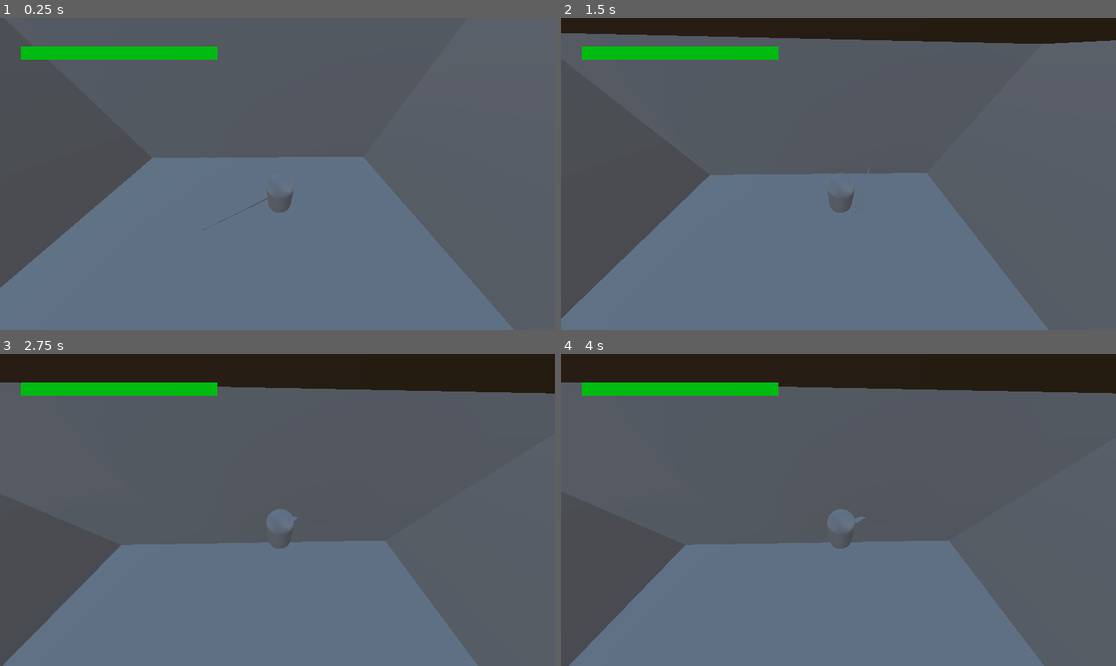
Above: before the commit, frames 1-4 (two rows, left to right).
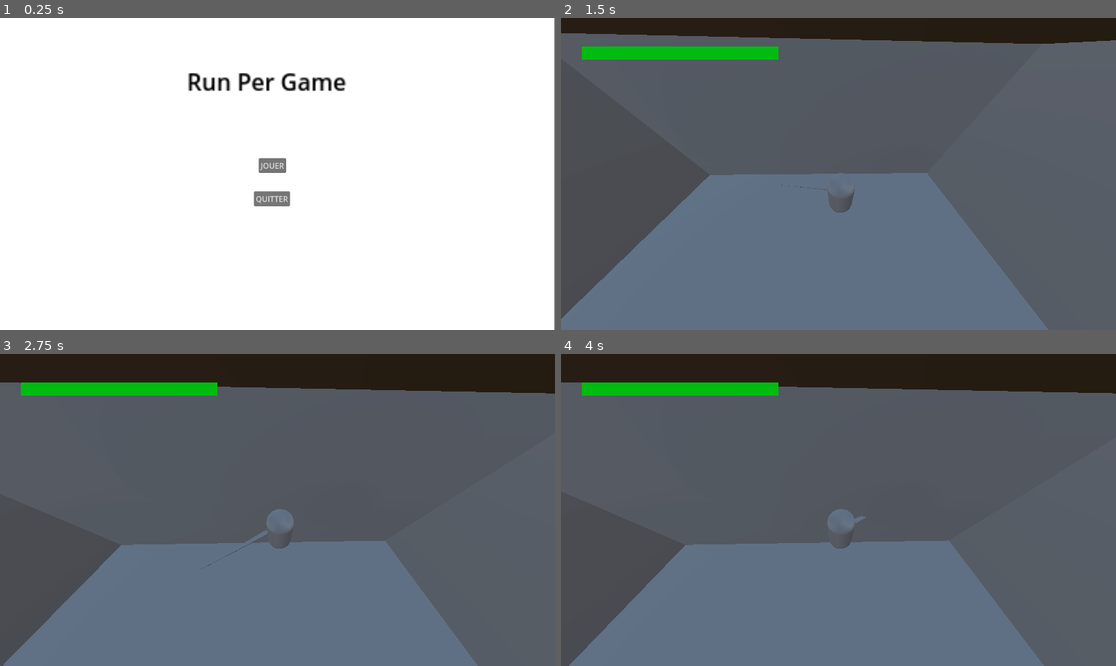
Above: after the commit, the same moments.

Repository: Elimen210/GODOT-RPG
Game: Godot game, scene res://MAINMENU.tscn
The game is run twice, just before and just after one commit, with the same random seed, the same clock (stepped at 60 frames per second) and the same inputs. Before the commit the project starts from res://node_3d.tscn.
Inputs (mouse positions are in pixels of both pictures, inside the frame that each line leads up to):
- Up to frame 1 (0.25 s): no input
- Up to frame 2 (1.5 s): click (832, 164) at 0.5 s, where only the run after the commit has a clickable "JOUER"; tap Enter (ui_accept) at 1.25 s; move the mouse to (866, 174) at 1.27 s; hold Up (ui_up) from 1.28 s (still down); click (866, 174) at 1.35 s
- Up to frame 3 (2.75 s): keep holding Up (ui_up); tap Enter (ui_accept) at 1.52, 2.27 s; move the mouse to (249, 510) at 2.02 s; click (249, 510) at 2.1 s
- Up to frame 4 (4 s): keep holding Up (ui_up); move the mouse to (849, 503) at 2.77 s; tap Keypad 0 (insert) at 2.85 s; click (849, 503) at 3.05 s; tap Enter (ui_accept) at 3.5, 3.77 s; move the mouse to (832, 516) at 3.52 s; tap Shift (sprint) at 3.6 s; click (832, 516) at 3.8 s

The runs differ from the first frame. In frame 1, 100% of the frame differs, in the area x 0-100%, y 0-100%; in frame 2, less than 0.1%; in frame 3, less than 0.1%; in frame 4, less than 0.1%.

Commit message:
Main menu adding commit

Diff:
--- a/CharacterBody3D.gd
+++ b/CharacterBody3D.gd
@@ -11,6 +11,9 @@
 @onready var neck := $Neck
 @onready var anim_player = $AnimationPlayer
 @onready var hitbox = $WeaponSlot/MeshInstance3D2/hitbox
+signal hit
+var player_health = 100.0
+var attack := 10
 
 func _ready():
 	Input.mouse_mode = Input.MOUSE_MODE_CAPTURED
@@ -51,6 +54,7 @@
 		anim_player.play("attack")
 		hitbox.monitoring = true
 
+
 	move_and_slide()
 
 
@@ -61,5 +65,5 @@
 
 
 func _on_hitbox_area_entered(area):
-	if area.is_in_group("ennemy"):
+	if area.is_in_group("enemy"):
 		print("Ennemy hit F*ck !!!!")
--- /dev/null
+++ b/MAINMENU.gd
@@ -0,0 +1,18 @@
+extends CanvasLayer
+
+
+# Called when the node enters the scene tree for the first time.
+func _ready():
+	pass # Replace with function body.
+
+
+# Called every frame. 'delta' is the elapsed time since the previous frame.
+func _process(delta):
+	pass
+
+
+func _on_button_2_pressed():
+	get_tree().quit()
+
+func _on_button_pressed():
+	get_tree().change_scene_to_file("res://node_3d.tscn")
--- /dev/null
+++ b/MAINMENU.tscn
@@ -0,0 +1,45 @@
+[gd_scene load_steps=4 format=3 uid="uid://og8pqju5wyua"]
+
+[ext_resource type="Script" path="res://MAINMENU.gd" id="1_40ut1"]
+
+[sub_resource type="QuadMesh" id="QuadMesh_6geyy"]
+
+[sub_resource type="CanvasTexture" id="CanvasTexture_nb0rm"]
+specular_color = Color(0.545017, 0.197574, 0.328233, 1)
+
+[node name="MAINMENU" type="CanvasLayer"]
+script = ExtResource("1_40ut1")
+
+[node name="MeshInstance2D" type="MeshInstance2D" parent="."]
+position = Vector2(575.639, 323.83)
+rotation = -3.14159
+scale = Vector2(1150.28, -648.66)
+mesh = SubResource("QuadMesh_6geyy")
+texture = SubResource("CanvasTexture_nb0rm")
+
+[node name="Label" type="Label" parent="."]
+offset_left = 388.0
+offset_top = 97.0
+offset_right = 499.0
+offset_bottom = 120.0
+scale = Vector2(3, 3)
+size_flags_horizontal = 4
+theme_override_colors/font_color = Color(0, 0, 0, 1)
+text = "Run Per Game"
+
+[node name="Button" type="Button" parent="."]
+offset_left = 537.0
+offset_top = 291.0
+offset_right = 594.0
+offset_bottom = 322.0
+text = "JOUER"
+
+[node name="Button2" type="Button" parent="."]
+offset_left = 527.0
+offset_top = 360.0
+offset_right = 602.0
+offset_bottom = 391.0
+text = "QUITTER"
+
+[connection signal="pressed" from="Button" to="." method="_on_button_pressed"]
+[connection signal="pressed" from="Button2" to="." method="_on_button_2_pressed"]
--- /dev/null
+++ b/enemy.gd
@@ -0,0 +1,18 @@
+extends CharacterBody3D
+
+var enemy_heath = 30
+@onready var nav_agent = $NavigationAgent3D
+
+var SPEED = 5.0
+
+# Called every frame. 'delta' is the elapsed time since the previous frame.
+func _physics_process(delta):
+	var current_location = global_transform.origin
+	var next_location = nav_agent.get_next_location()
+	var new_velocity = (next_location - current_location).normaized() * SPEED
+
+	velocity = new_velocity
+	move_and_slide()
+
+func update_target_location(target_location):
+	nav_agent.set_targer_location(target_location)
--- a/ennemy.tscn
+++ b/ennemy.tscn
@@ -1,4 +1,6 @@
-[gd_scene load_steps=4 format=3 uid="uid://cg7g32arkfcac"]
+[gd_scene load_steps=11 format=3 uid="uid://cg7g32arkfcac"]
+
+[ext_resource type="ArrayMesh" uid="uid://c66cj1ta6new7" path="res://FBX Import/Weapon2.obj" id="2_stos5"]
 
 [sub_resource type="StandardMaterial3D" id="StandardMaterial3D_t3lp7"]
 albedo_color = Color(1, 0.00784314, 0.137255, 1)
@@ -6,13 +8,186 @@
 [sub_resource type="CapsuleMesh" id="CapsuleMesh_xtmbs"]
 material = SubResource("StandardMaterial3D_t3lp7")
 
-[sub_resource type="ConvexPolygonShape3D" id="ConvexPolygonShape3D_7id42"]
+[sub_resource type="ConvexPolygonShape3D" id="ConvexPolygonShape3D_uclr7"]
 points = PackedVector3Array(-0.125207, -0.532801, -0.480507, 0.0227831, 0.47607, 0.498884, 0.169713, 0.559144, 0.464172 …(924 unchanged characters)…
 
-[node name="Ennemy" type="Area3D" groups=["ennemy"]]
+[sub_resource type="SphereShape3D" id="SphereShape3D_ngrgj"]
+
+[sub_resource type="Animation" id="Animation_f54b2"]
+length = 0.001
+tracks/0/type = "value"
+tracks/0/imported = false
+tracks/0/enabled = true
+tracks/0/path = NodePath("WeaponSlot:position")
+tracks/0/interp = 1
+tracks/0/loop_wrap = true
+tracks/0/keys = {
+"times": PackedFloat32Array(0),
+"transitions": PackedFloat32Array(1),
+"update": 0,
+"values": [Vector3(0, 0, 0)]
+}
+tracks/1/type = "value"
+tracks/1/imported = false
+tracks/1/enabled = true
+tracks/1/path = NodePath("WeaponSlot/MeshInstance3D2:position")
+tracks/1/interp = 1
+tracks/1/loop_wrap = true
+tracks/1/keys = {
+"times": PackedFloat32Array(0),
+"transitions": PackedFloat32Array(1),
+"update": 0,
+"values": [Vector3(0.054401, 2.00346, 1.01321)]
+}
+tracks/2/type = "value"
+tracks/2/imported = false
+tracks/2/enabled = true
+tracks/2/path = NodePath("WeaponSlot/MeshInstance3D2:rotation")
+tracks/2/interp = 1
+tracks/2/loop_wrap = true
+tracks/2/keys = {
+"times": PackedFloat32Array(0),
+"transitions": PackedFloat32Array(1),
+"update": 0,
+"values": [Vector3(4.44949e-09, 0.375246, 0.125664)]
+}
+tracks/3/type = "value"
+tracks/3/imported = false
+tracks/3/enabled = true
+tracks/3/path = NodePath("WeaponSlot:rotation")
+tracks/3/interp = 1
+tracks/3/loop_wrap = true
+tracks/3/keys = {
+"times": PackedFloat32Array(0),
+"transitions": PackedFloat32Array(1),
+"update": 0,
+"values": [Vector3(0, 0, 0)]
+}
+
+[sub_resource type="Animation" id="Animation_4qic3"]
+resource_name = "attack"
+length = 0.9
+tracks/0/type = "value"
+tracks/0/imported = false
+tracks/0/enabled = true
+tracks/0/path = NodePath("WeaponSlot:rotation")
+tracks/0/interp = 1
+tracks/0/loop_wrap = true
+tracks/0/keys = {
+"times": PackedFloat32Array(0),
+"transitions": PackedFloat32Array(1),
+"update": 0,
+"values": [Vector3(0, 0, 0)]
+}
+tracks/1/type = "value"
+tracks/1/imported = false
+tracks/1/enabled = true
+tracks/1/path = NodePath("WeaponSlot/MeshInstance3D2:rotation")
+tracks/1/interp = 1
+tracks/1/loop_wrap = true
+tracks/1/keys = {
+"times": PackedFloat32Array(0, 0.2, 0.5, 0.7, 1),
+"transitions": PackedFloat32Array(1, 1, 1, 1, 1),
+"update": 0,
+"values": [Vector3(4.44949e-09, 0.375246, 0.125664), Vector3(-1.61299e-10, -0.931447, 0.125664), Vector3(-0.487794, -2.22738, 0.0873372), Vector3(-0.487794, -2.71122, 0.0873372), Vector3(-0.487794, 3.04027, 0.0873372)]
+}
+tracks/2/type = "value"
+tracks/2/imported = false
+tracks/2/enabled = true
+tracks/2/path = NodePath("WeaponSlot/MeshInstance3D2:position")
+tracks/2/interp = 1
+tracks/2/loop_wrap = true
+tracks/2/keys = {
+"times": PackedFloat32Array(0, 0.2, 0.5, 0.7, 1),
+"transitions": PackedFloat32Array(-2, 1, 1, 1, 1),
+"update": 0,
+"values": [Vector3(0.0619174, 1.99581, 1.02212), Vector3(0.421337, 1.85777, -1.43919), Vector3(2.79826, 2.11568, -1.54398), Vector3(3.4264, 2.11568, -0.941942), Vector3(3.64377, 2.11568, -0.0863295)]
+}
+
+[sub_resource type="Animation" id="Animation_nm7x8"]
+resource_name = "idle"
+length = 2.5
+loop_mode = 1
+tracks/0/type = "value"
+tracks/0/imported = false
+tracks/0/enabled = true
+tracks/0/path = NodePath("WeaponSlot:position")
+tracks/0/interp = 1
+tracks/0/loop_wrap = true
+tracks/0/keys = {
+"times": PackedFloat32Array(0),
+"transitions": PackedFloat32Array(1),
+"update": 0,
+"values": [Vector3(0, 0, 0)]
+}
+tracks/1/type = "value"
+tracks/1/imported = false
+tracks/1/enabled = true
+tracks/1/path = NodePath("WeaponSlot/MeshInstance3D2:position")
+tracks/1/interp = 1
+tracks/1/loop_wrap = true
+tracks/1/keys = {
+"times": PackedFloat32Array(0, 1),
+"transitions": PackedFloat32Array(-2, -2),
+"update": 0,
+"values": [Vector3(0.054401, 2.00346, 1.01321), Vector3(0.054401, 1.86724, 1.01321)]
+}
+tracks/2/type = "value"
+tracks/2/imported = false
+tracks/2/enabled = true
+tracks/2/path = NodePath("WeaponSlot/MeshInstance3D2:rotation")
+tracks/2/interp = 1
+tracks/2/loop_wrap = true
+tracks/2/keys = {
+"times": PackedFloat32Array(0, 1),
+"transitions": PackedFloat32Array(-2, -2),
+"update": 0,
+"values": [Vector3(4.44949e-09, 0.375246, 0.125664), Vector3(-0.0575104, 0.371019, 0.272349)]
+}
+
+[sub_resource type="AnimationLibrary" id="AnimationLibrary_m3b5o"]
+_data = {
+"RESET": SubResource("Animation_f54b2"),
+"attack": SubResource("Animation_4qic3"),
+"idle": SubResource("Animation_nm7x8")
+}
+
+[sub_resource type="ConvexPolygonShape3D" id="ConvexPolygonShape3D_gfiml"]
+points = PackedVector3Array(6.89189, -0.417573, -0.453927, 6.89189, -0.352912, -0.453927, 7.77639, -0.418232, -0.381424, 6.87323, -0.418232, -0.381424, -6.89253, -0.417573, -0.099276, -6.89253, -0.417183, -0.099276, 6.87323, -0.352931, -0.381424, 6.89189, -0.352912, -0.237747, 7.77639, -0.352931, -0.381424, 7.77639, -0.418232, -0.308538, 6.87323, -0.418232, -0.308538, -6.89253, -0.417573, -0.0969699, -6.89253, -0.417183, -0.0969699, 6.87323, -0.352931, -0.308538, 6.89189, -0.417573, -0.237747, 7.77639, -0.352931, -0.308538)
+
+[node name="Enemy" type="CharacterBody3D" groups=["enemy"]]
 
 [node name="MeshInstance3D" type="MeshInstance3D" parent="." groups=["ennemy"]]
 mesh = SubResource("CapsuleMesh_xtmbs")
 
+[node name="NavigationAgent3D" type="NavigationAgent3D" parent="."]
+
 [node name="CollisionShape3D" type="CollisionShape3D" parent="."]
-shape = SubResource("ConvexPolygonShape3D_7id42")
+transform = Transform3D(1, 0, 0, 0, 1, 0, 0, 0, 1, 0.019538, 0.0439425, 0.0364769)
+shape = SubResource("ConvexPolygonShape3D_uclr7")
+
+[node name="Player Collision" type="CollisionShape3D" parent="."]
+transform = Transform3D(10, 0, 0, 0, 10, 0, 0, 0, 10, 0, 0, 0)
+visible = false
+shape = SubResource("SphereShape3D_ngrgj")
+disabled = true
+
+[node name="AnimationPlayer" type="AnimationPlayer" parent="."]
+libraries = {
+"": SubResource("AnimationLibrary_m3b5o")
+}
+playback_default_blend_time = 0.1
+
+[node name="WeaponSlot" type="Node3D" parent="."]
+
+[node name="MeshInstance3D2" type="MeshInstance3D" parent="WeaponSlot"]
+transform = Transform3D(0.17599, -0.122912, 0.307667, 0.0238955, 1.04571, -3.73522e-09, -0.0693244, 0.0484164, 0.781059, 0.054401, 2.00346, 1.01321)
+mesh = ExtResource("2_stos5")
+skeleton = NodePath("../..")
+
+[node name="hitbox" type="Area3D" parent="WeaponSlot/MeshInstance3D2"]
+monitoring = false
+
+[node name="CollisionShape3D" type="CollisionShape3D" parent="WeaponSlot/MeshInstance3D2/hitbox"]
+transform = Transform3D(1, -2.22045e-16, -7.45058e-09, 0, 1, -2.98023e-08, 7.45058e-09, 2.98023e-08, 1, 0, 0, 0)
+shape = SubResource("ConvexPolygonShape3D_gfiml")
--- a/node_3d.tscn
+++ b/node_3d.tscn
@@ -1,6 +1,7 @@
-[gd_scene load_steps=17 format=3 uid="uid://cekxip5lh5c4a"]
+[gd_scene load_steps=18 format=3 uid="uid://cekxip5lh5c4a"]
 
 [ext_resource type="PackedScene" uid="uid://blnhx5nlrl6ib" path="res://player.tscn" id="1_gqbvx"]
+[ext_resource type="Script" path="res://world.gd" id="1_xuwnk"]
 [ext_resource type="PackedScene" uid="uid://cg7g32arkfcac" path="res://ennemy.tscn" id="2_vhkyf"]
 
 [sub_resource type="ProceduralSkyMaterial" id="ProceduralSkyMaterial_fpsx6"]
@@ -46,6 +47,7 @@
 size = Vector3(1.07532, 1, 1)
 
 [node name="Node3D" type="Node3D"]
+script = ExtResource("1_xuwnk")
 
 [node name="DirectionalLight3D" type="DirectionalLight3D" parent="."]
 transform = Transform3D(-0.866025, -0.433013, 0.25, 0, 0.5, 0.866025, -0.5, 0.75, -0.433013, 0, 0, 0)
--- a/player.tscn
+++ b/player.tscn
@@ -2,7 +2,7 @@
 
 [ext_resource type="Script" path="res://CharacterBody3D.gd" id="1_gsjhs"]
 [ext_resource type="PackedScene" uid="uid://pbjc0xh3wqsn" path="res://control.tscn" id="2_8lurl"]
-[ext_resource type="ArrayMesh" uid="uid://c66cj1ta6new7" path="res://Weapon2.obj" id="3_k6uxm"]
+[ext_resource type="ArrayMesh" uid="uid://c66cj1ta6new7" path="res://FBX Import/Weapon2.obj" id="3_k6uxm"]
 
 [sub_resource type="CapsuleMesh" id="CapsuleMesh_ort0e"]
 
@@ -88,7 +88,7 @@
 "times": PackedFloat32Array(0, 0.2, 0.5, 0.7, 1),
 "transitions": PackedFloat32Array(1, 1, 1, 1, 1),
 "update": 0,
-"values": [Vector3(4.44949e-09, 0.375246, 0.125664), Vector3(-1.61299e-10, -0.931447, 0.125664), Vector3(-0.487794, -2.22738, 0.0873372), Vector3(-0.487794, -2.71122, 0.0873372), Vector3(-0.487794, 3.04027, 0.0873372)]
+"values": [Vector3(4.44949e-09, 0.375246, 0.125664), Vector3(-1.61299e-10, -0.931447, 0.125664), Vector3(-0.486947, -2.22704, 0.125664), Vector3(-0.486947, -2.7105, 0.125664), Vector3(-0.487794, 3.04027, 0.0873372)]
 }
 tracks/2/type = "value"
 tracks/2/imported = false
@@ -162,7 +162,8 @@
 transform = Transform3D(1, 0, 0, 0, 1, 0, 0, 0, 1, 1.68976, 1.50956, 0)
 shape = SubResource("ConvexPolygonShape3D_2ofe8")
 
-[node name="Control" parent="." instance=ExtResource("2_8lurl")]
+[node name="Control" parent="." groups=["player"] instance=ExtResource("2_8lurl")]
+metadata/_edit_use_anchors_ = true
 
 [node name="Neck" type="Node3D" parent="."]
 
@@ -190,5 +191,6 @@
 }
 playback_default_blend_time = 0.1
 
+[connection signal="hit" from="." to="." method="_on_hit"]
 [connection signal="body_entered" from="WeaponSlot/MeshInstance3D2/hitbox" to="." method="_on_hitbox_body_entered"]
 [connection signal="animation_finished" from="AnimationPlayer" to="." method="_on_animation_player_animation_finished"]
--- a/project.godot
+++ b/project.godot
@@ -11,7 +11,7 @@
 [application]
 
 config/name="Godot RPG"
-run/main_scene="res://node_3d.tscn"
+run/main_scene="res://MAINMENU.tscn"
 config/features=PackedStringArray("4.2", "Forward Plus")
 config/icon="res://icon.svg"
 
--- /dev/null
+++ b/world.gd
@@ -0,0 +1,6 @@
+extends Node
+
+@onready var player = $Character
+
+func _physics_process(delta):
+	get_tree().call_group("ennemies", "update_target_location", player.global_transform.origin)
Renamed: Weapon1.obj -> FBX Import/Weapon1.obj
Not shown, added: FBX Import/Weapon1.obj.import
Renamed: Weapon2.obj -> FBX Import/Weapon2.obj
Not shown, added: FBX Import/Weapon2.obj.import
Not shown, removed: Weapon1.obj.import
Not shown, removed: Weapon2.obj.import
